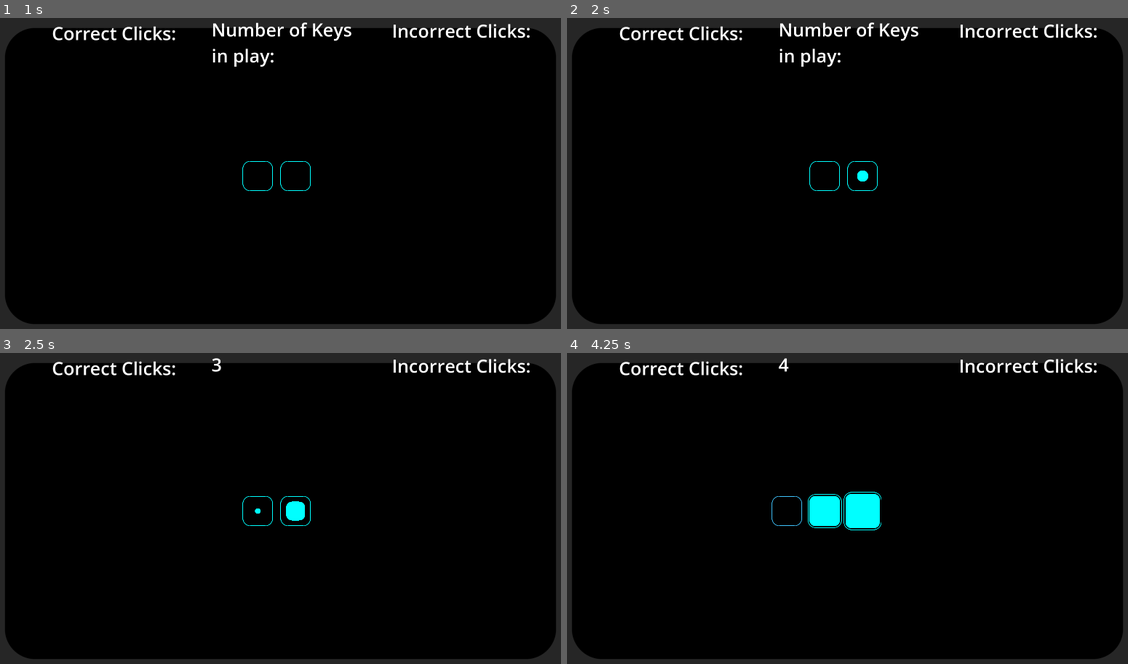
Above: before the commit, frames 1-4 (two rows, left to right).
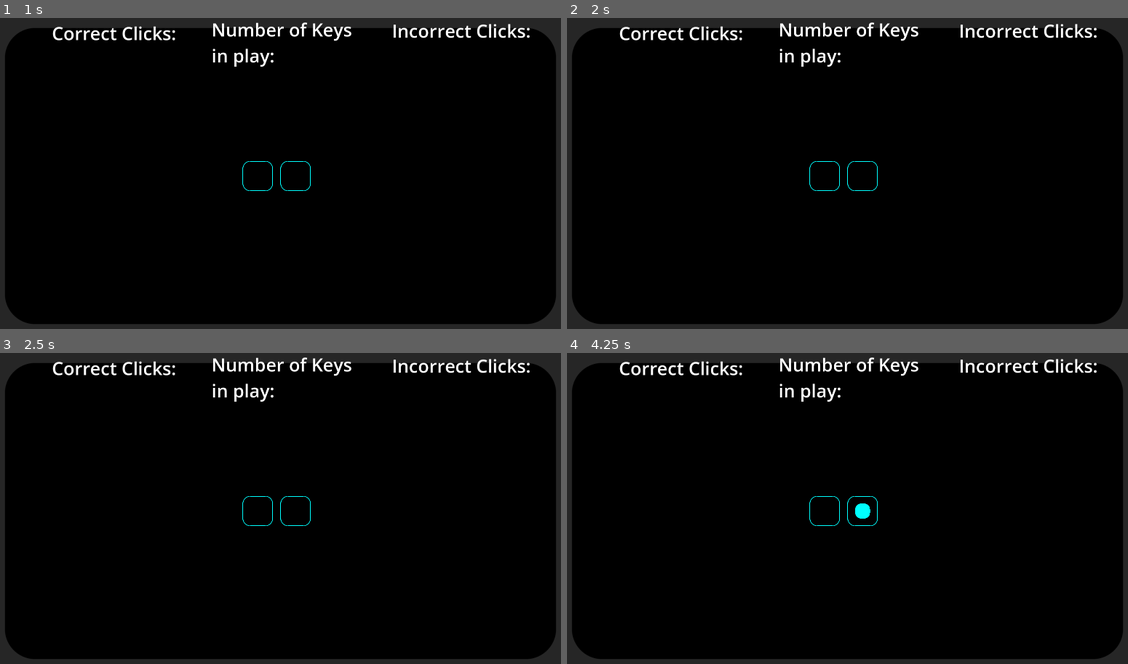
Above: after the commit, the same moments.

Repository: hedgemandan/2025-InfinityJam
Game: Godot game, scene res://Scenes/main_scene.tscn
Same seed, same stepped clock (60 frames per second), same inputs: the game is played once before the commit and once after it.
Inputs:
- Up to frame 1 (1 s): tap Enter at 0.5 s
- Up to frame 2 (2 s): tap Space at 1.25 s
- Up to frame 3 (2.5 s): tap Enter at 2 s
- Up to frame 4 (4.25 s): tap Space at 2.75 s

Frame 1 is identical in both runs. In frame 2, less than 0.1% of the frame differs, in the area x 51-54%, y 49-53%; in frame 3, 0.9%; in frame 4, 1.8%, in the area x 36-63%, y 1-58%.

Commit message:
asdsd

Diff:
--- a/2_Project/RhythmQWERTY/Scenes/PopupMenu.tscn
+++ b/2_Project/RhythmQWERTY/Scenes/PopupMenu.tscn
@@ -73,6 +73,7 @@
 position = Vector2(1523, 540)
 
 [node name="Label" type="Label" parent="TextureRect"]
+layout_mode = 0
 offset_left = 365.0
 offset_top = 493.0
 offset_right = 405.0
@@ -82,6 +83,7 @@
 text = "1"
 
 [node name="Label2" type="Label" parent="TextureRect"]
+layout_mode = 0
 offset_left = 491.0
 offset_top = 493.0
 offset_right = 531.0
@@ -91,6 +93,7 @@
 text = "2"
 
 [node name="Label3" type="Label" parent="TextureRect"]
+layout_mode = 0
 offset_left = 615.0
 offset_top = 493.0
 offset_right = 655.0
@@ -100,6 +103,7 @@
 text = "3"
 
 [node name="Label4" type="Label" parent="TextureRect"]
+layout_mode = 0
 offset_left = 741.0
 offset_top = 493.0
 offset_right = 781.0
@@ -109,6 +113,7 @@
 text = "4"
 
 [node name="Label5" type="Label" parent="TextureRect"]
+layout_mode = 0
 offset_left = 865.0
 offset_top = 493.0
 offset_right = 905.0
@@ -118,6 +123,7 @@
 text = "5"
 
 [node name="Label6" type="Label" parent="TextureRect"]
+layout_mode = 0
 offset_left = 991.0
 offset_top = 493.0
 offset_right = 1031.0
@@ -127,6 +133,7 @@
 text = "6"
 
 [node name="Label7" type="Label" parent="TextureRect"]
+layout_mode = 0
 offset_left = 1115.0
 offset_top = 493.0
 offset_right = 1155.0
@@ -136,6 +143,7 @@
 text = "7"
 
 [node name="Label8" type="Label" parent="TextureRect"]
+layout_mode = 0
 offset_left = 1241.0
 offset_top = 493.0
 offset_right = 1281.0
@@ -145,6 +153,7 @@
 text = "8"
 
 [node name="Label9" type="Label" parent="TextureRect"]
+layout_mode = 0
 offset_left = 1365.0
 offset_top = 493.0
 offset_right = 1405.0
@@ -154,6 +163,7 @@
 text = "9"
 
 [node name="MuteIcon" type="TextureRect" parent="TextureRect"]
+layout_mode = 0
 offset_left = 1483.0
 offset_top = 515.0
 offset_right = 1563.0
--- a/2_Project/RhythmQWERTY/Scripts/main_scene.gd
+++ b/2_Project/RhythmQWERTY/Scripts/main_scene.gd
@@ -149,7 +149,7 @@
 ## timer for adding new buttons every 5 seconds and incrementing the gamestate by 1
 func start_newbuttonspawn_timer():
 	var timer = Timer.new()
-	timer.wait_time = 2
+	timer.wait_time = 5
 	timer.one_shot = false
 	timer.connect("timeout", Callable(self, "_on_timer_timeoutNB"))
 	add_child(timer)
@@ -164,7 +164,7 @@
 		buttons_data[gamestepstring]["Node"].show()
 		#button_array[global.gamestep + 2].show()
 		global.numberoffbuttonsvisible += 1
-		keys_unlocked.text = str(global.numberoffbuttonsvisible)
+		keys_unlocked.text = str(global.numberoffbuttonsvisible - 1)
 		global.gamestep += 1
 
 
@@ -173,7 +173,7 @@
 ## timer for making a random button go green from the selection of buttons which are visible
 func start_buttoncharge_timer():
 	var timer = Timer.new()
-	timer.wait_time = 1 - (global.gamestep)*0.1
+	timer.wait_time = 3 - (global.gamestep)*0.1
 	timer.one_shot = false
 	timer.connect("timeout", Callable(self, "_on_timer_timeoutBC"))
 	add_child(timer)
